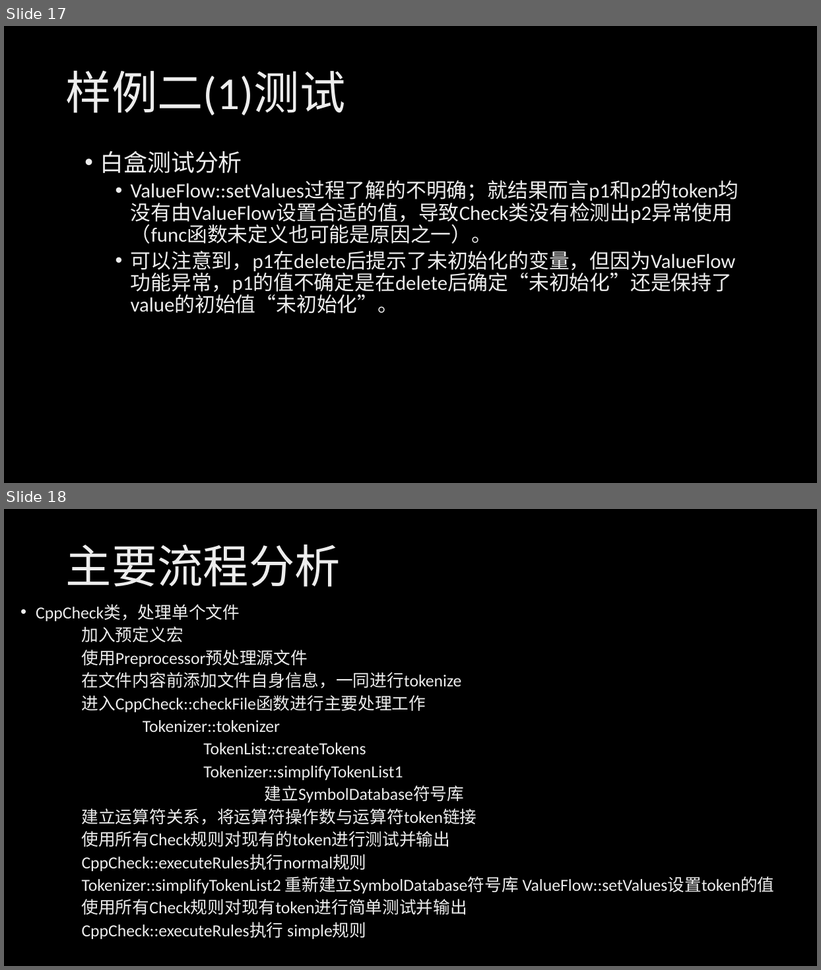
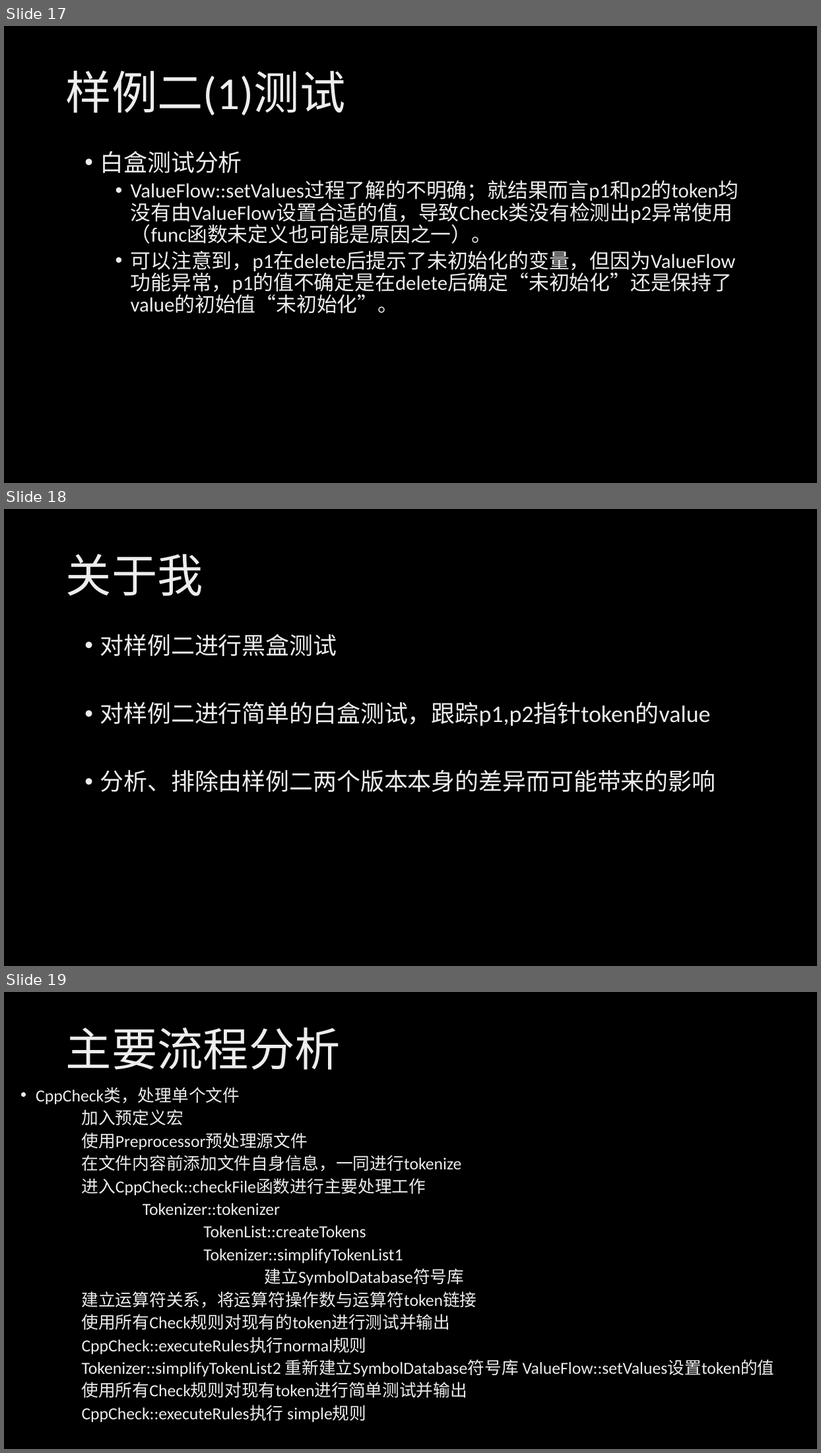
Before and after one commit to HSCppcheck/Cppcheck, a slide deck: 汇报/第六周课堂汇报.pptx. Shown one above the other, each under a label of ours: slides 17 and 18 before the commit, slides 17, 18 and 19 after it. The pictures are 821x970 and 821x1453 pixels, drawn with LibreOffice and Linux fonts; fonts in the diff are those of the drawing; background and template pictures are left out. Boxes give left, top, right and bottom in pixels: in the first picture for what was removed or moved away, otherwise in the second. Text is boxed around its words. In the diff, an @@ line names an element or a change of style, - is before the commit and + after.

Commit message:
最新版本六周ppt

```diff
--- a/汇报/第六周课堂汇报.pptx
+++ b/汇报/第六周课堂汇报.pptx
@@ slide 18 added at (4, 509, 817, 966), background picture (left out) @@
@@ title added at (66, 554, 203, 596), 54 pt, text gradient #BFBFBF to #EDEDED to #FFFFFF @@
+关于我
@@ text added at (100, 634, 716, 792), 28 pt, text gradient #BFBFBF to #EDEDED to #FFFFFF @@
+• 对样例二进行黑盒测试
+• 对样例二进行简单的白盒测试，跟踪p1,p2指针token的value
+• 分析、排除由样例二两个版本本身的差异而可能带来的影响
@@ what was slide 18 is now slide 19 @@
```
Also in this commit, not shown: 3 slides changed, 4 other slides added.
